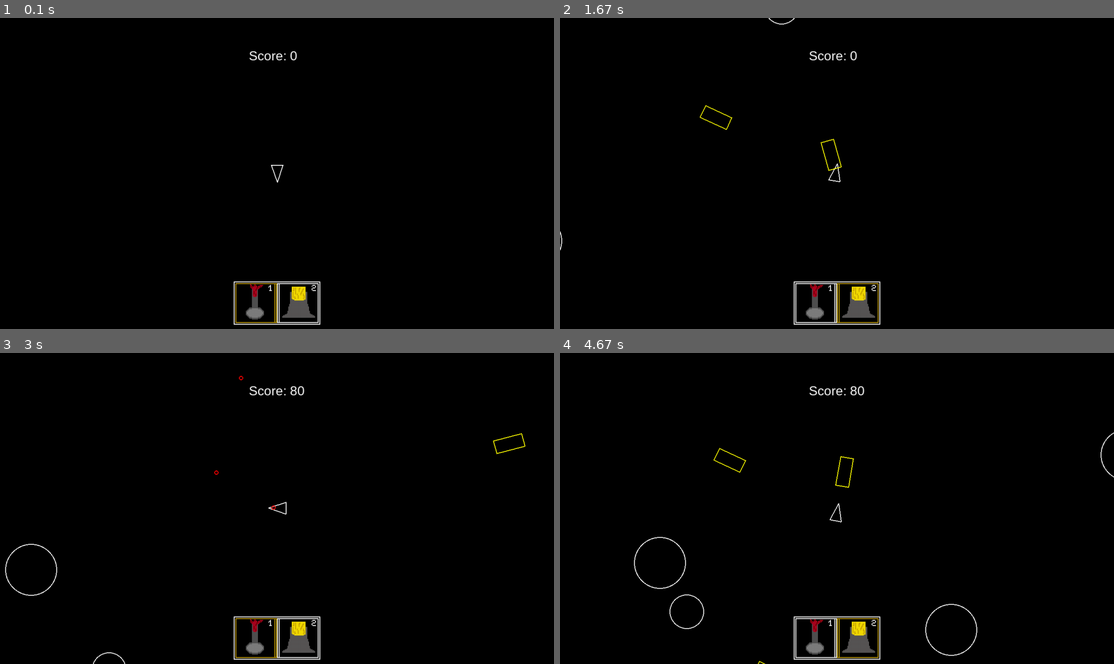
Above: before the commit, frames 1-4 (two rows, left to right).
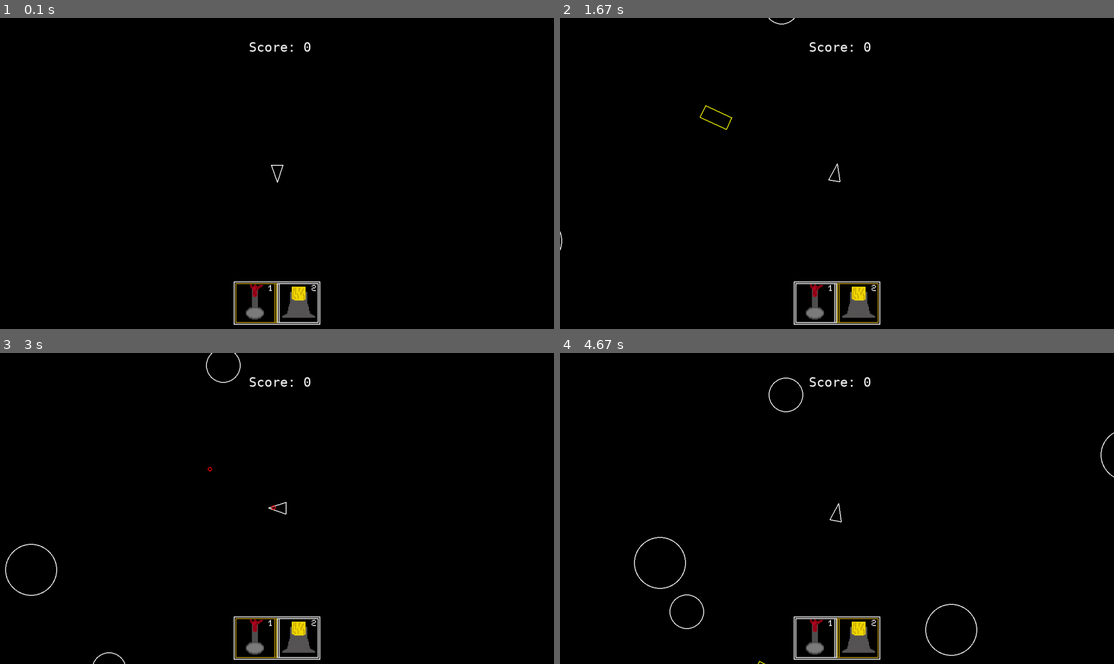
Above: after the commit, the same moments.

Repository: ThoughtPilot000/asteroids-pygame
Game: pygame game, started from main.py
Two runs of this game, one before a commit and one after it. Both use one fixed random seed, a clock stepped at 60 frames per second and the inputs below.
Inputs:
- Up to frame 1 (0.1 s): no input
- Up to frame 2 (1.67 s): tap Space at 0.33, 0.73, 1.03, 1.23, 1.57 s; hold D 0.67-1.13 s; tap F at 0.82 s; hold W 1.17-1.47 s; hold D from 1.5 s (still down)
- Up to frame 3 (3 s): tap Space at 1.87, 2.07, 2.37, 2.63, 2.97 s; release D at 1.97 s; hold A 2-2.53 s; tap F at 2.15 s; hold S 2.57-2.87 s; hold A from 2.9 s (still down)
- Up to frame 4 (4.67 s): tap Space at 3.27, 3.4, 3.8, 4.1, 4.47 s; release A at 3.3 s; hold W 3.33-3.7 s; tap F at 3.48 s; hold D 3.73-4.37 s; hold S from 4.4 s (still down)

The runs differ from the first frame. In frame 1, 0.2% of the frame differs, in the area x 45-57%, y 7-14%; in frame 2, 0.3%; in frame 3, 0.4%; in frame 4, 0.5%, in the area x 27-57%, y 7-44%.

Commit message:
increased cooldown for large laser

Diff:
--- a/main.py
+++ b/main.py
@@ -34,7 +34,7 @@
     AsteroidField.containers = (updatable)
     Shot.containers = (shots, drawable, updatable)
 
-    text_font = pygame.font.SysFont("Arial", 30)
+    text_font = pygame.font.SysFont("Firacode", 30)
     screen = pygame.display.set_mode((SCREEN_WIDTH,SCREEN_HEIGHT))
 
     deltaclock = pygame.time.Clock()
@@ -99,7 +99,7 @@
             raise Exception("Unknown laser type")
 
 
-        draw_text("Score: " + str(score), text_font, "white", SCREEN_WIDTH / 2 - 65 , SCREEN_HEIGHT - (SCREEN_HEIGHT - 70), screen)
+        draw_text("Score: " + str(score), text_font, "white", SCREEN_WIDTH / 2 - 65 , SCREEN_HEIGHT - (SCREEN_HEIGHT - 50), screen)
 
         #always last called
         pygame.display.flip()
--- a/player.py
+++ b/player.py
@@ -72,11 +72,12 @@
         if self.cooldown_shot < 0:
             if self.laser_type == "yellow":
                 shot = Shot(self.position.x, self.position.y, SHOT_RADIUS * 3, self.laser_type, self.rotation - 90)
+                self.cooldown_shot = PLAYER_SHOOT_COOLDOWN_SECONDS * 5
             elif self.laser_type == "red":
                 shot = Shot(self.position.x, self.position.y, SHOT_RADIUS, self.laser_type, self.rotation)
+                self.cooldown_shot = PLAYER_SHOOT_COOLDOWN_SECONDS
             else:
                 raise Exception("Unknown laser type")
             shot.velocity = pygame.Vector2(0, 1)
             shot.velocity = shot.velocity.rotate(self.rotation)
             shot.velocity *= PLAYER_SHOOT_SPEED
-            self.cooldown_shot = PLAYER_SHOOT_COOLDOWN_SECONDS
Not shown, changed: game_events.jsonl
